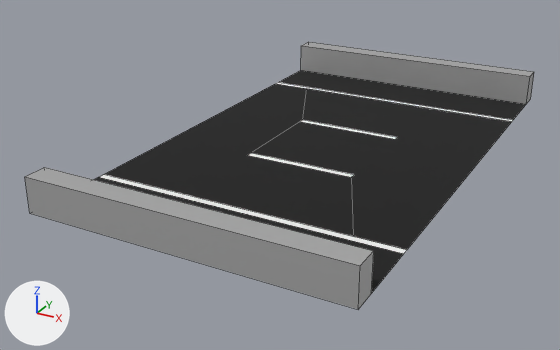
The OBJ model Blender/models/road2.obj as it was, and as the next commit left it.
Rendered twice from a camera (50 mm lens) standing at (5.63, -11.93, 5.19) and looking at (-0.56, -0.68, -0.44). The lights are fixed; the arrows at lower left show +X, +Y and +Z. Mesh edges are drawn as thin lines. Where no turn or scale is listed for an object, it has been applied to the vertices. Vertices at the same position are counted once.

In view in the first picture: 'Road_Plane.021'.
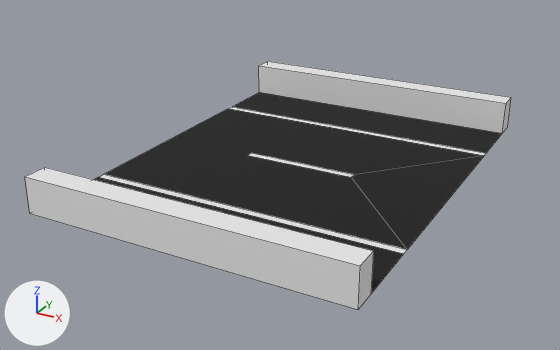
The newer file is also turned or shifted as a whole; pictures and numbers use the older file's frame.

Boxes [x1, y1, x2, y2] around the edits, measured in the pictures (560 x 350 px):
'Road_Plane.021', reshaped (7% shorter)
    before: [25, 42, 534, 309]
    after: [25, 61, 511, 309]
part 1 of me_road_plane_021, added
    after: [259, 61, 511, 133]
part 2 of me_road_plane_021, cut back
    before: [105, 42, 534, 249]
    after: [105, 92, 502, 249]
part 3 of me_road_plane_021, recoloured
    both: [102, 153, 407, 253]
part 4 of me_road_plane_021, recoloured
    both: [25, 167, 374, 309]

The change, as a list of edits to the scene's bpy script:
```text
Add mat_null:
    mat_null = principled_material('(null)')
    mat_null.base_color = (0.8, 0.8, 0.8)  # white #e7e7e7
    mat_null.roughness = 1.0
Change me_road_plane_021:
    used by ob_road_plane_021; location = (0.0, 0.0, 0.0)
    remove me_road_plane_021.from_pydata(...)  # 36 vertices, 20 faces; spans x -2.67..2.67, y -4.6..4.6, z 0.0..0.6
    add me_road_plane_021.from_pydata(...)  # 32 vertices, 19 faces; spans x -2.67..2.67, y -4.6..2.6, z 0.0..0.6
    me_road_plane_021 part 1: a new loose piece, a box spanning x -2.67..2.67, y 2.2..2.6, z 0.0..0.6, in mat_null (white #e7e7e7)
    me_road_plane_021 part 2
    18 vertices are removed from x -2.67..2.67, y -2.93..4.6, z 0.0..0.6
    11 faces are deleted
    6 vertices are added at (-2.67, 0.93, 0.0), (-2.67, 1.07, 0.0), (-2.67, 2.2, 0.0), (2.67, 0.93, 0.0), (2.67, 1.07, 0.0), (2.67, 2.2, 0.0)
    1 new face joins them, mat_null (white #e7e7e7)
    3 new faces join them, mat_asphalt (black #121212)
    me_road_plane_021 part 3: 2 faces spanning x -2.67..2.67, y -3.07..-0.93, z 0.0 switch from mat_stripe (white #f3f3f3) to mat_null (white #e7e7e7)
    me_road_plane_021 part 4: 6 faces spanning x -2.67..2.67, y -4.6..-4.2, z 0.0..0.6 switch from mat_walls (grey #b3b3b3) to mat_null (white #e7e7e7)
```
